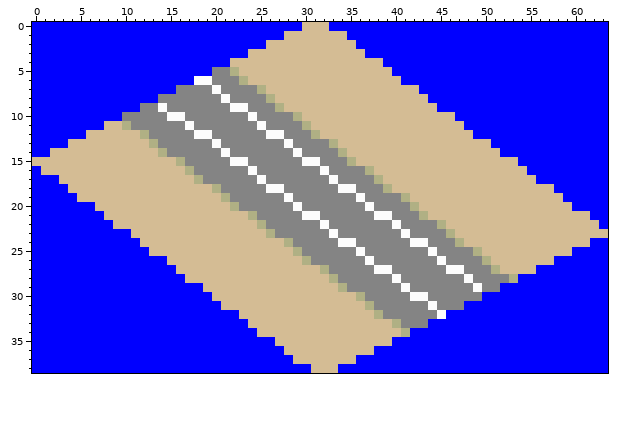
Pixel-art sprite, stored at src/sprites/1034.png. Above, as it was before the edit.
The file is 64x39 pixels.
The same view after the edit:
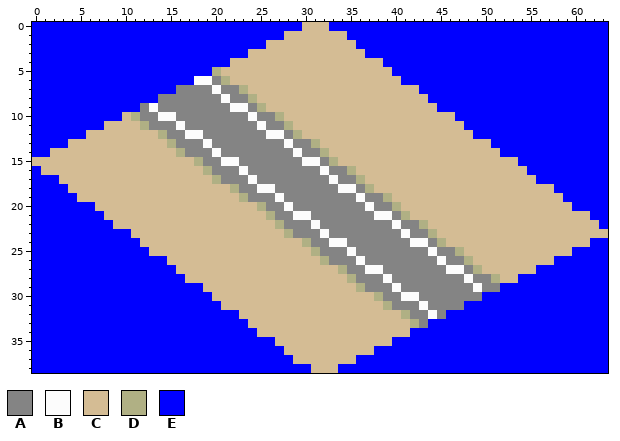
Palette (. is transparent): A #848484  B #fcfcfc  C #d4bc94  D #b0b084  E #0000ff
Diff:
@@ x 0..63 @@
  4 EEEEEEEEEEEEEEEEEEEEEECCCCCCCCCCCCCCCCCEEEEEEEEEEEEEEEEEEEEEEEEE
- 5 EEEEEEEEEEEEEEEEEEEEAADCCCCCCCCCCCCCCCCCEEEEEEEEEEEEEEEEEEEEEEEE
- 6 EEEEEEEEEEEEEEEEEEBBAAADCCCCCCCCCCCCCCCCCEEEEEEEEEEEEEEEEEEEEEEE
- 7 EEEEEEEEEEEEEEEEAAAABAAAADCCCCCCCCCCCCCCCCCEEEEEEEEEEEEEEEEEEEEE
- 8 EEEEEEEEEEEEEEAAAAAAABAAAADCCCCCCCCCCCCCCCCCEEEEEEEEEEEEEEEEEEEE
- 9 EEEEEEEEEEEEAABAAAAAAABBAAADCCCCCCCCCCCCCCCCCEEEEEEEEEEEEEEEEEEE
-10 EEEEEEEEEEAAAAABBAAAAAAABAAAADCCCCCCCCCCCCCCCCCEEEEEEEEEEEEEEEEE
-11 EEEEEEEECCDAAAAAABAAAAAAABAAAADCCCCCCCCCCCCCCCCCEEEEEEEEEEEEEEEE
-12 EEEEEECCCCCCDAAAAABBAAAAAABBAAADCCCCCCCCCCCCCCCCCEEEEEEEEEEEEEEE
-13 EEEECCCCCCCCCDAAAAAABAAAAAAABAAAADCCCCCCCCCCCCCCCCCEEEEEEEEEEEEE
-14 EECCCCCCCCCCCCDAAAAAABAAAAAAABAAAADCCCCCCCCCCCCCCCCCEEEEEEEEEEEE
-15 CCCCCCCCCCCCCCCCDAAAAABBAAAAAABBAAADCCCCCCCCCCCCCCCCCCEEEEEEEEEE
-16 ECCCCCCCCCCCCCCCCDAAAAAABAAAAAAABAAAADCCCCCCCCCCCCCCCCCEEEEEEEEE
-17 EEECCCCCCCCCCCCCCCDAAAAAABAAAAAAABAAAADCCCCCCCCCCCCCCCCCEEEEEEEE
-18 EEEECCCCCCCCCCCCCCCCDAAAAABBAAAAAABBAAADCCCCCCCCCCCCCCCCCCEEEEEE
-19 EEEEECCCCCCCCCCCCCCCCDAAAAAABAAAAAAABAAAADCCCCCCCCCCCCCCCCCEEEEE
-20 EEEEEEECCCCCCCCCCCCCCCDAAAAAABAAAAAAABAAAADCCCCCCCCCCCCCCCCCEEEE
-21 EEEEEEEECCCCCCCCCCCCCCCCDAAAAABBAAAAAABBAAADCCCCCCCCCCCCCCCCCCEE
-22 EEEEEEEEECCCCCCCCCCCCCCCCDAAAAAABAAAAAAABAAAADCCCCCCCCCCCCCCCCCE
-23 EEEEEEEEEEECCCCCCCCCCCCCCCDAAAAAABAAAAAAABAAAADCCCCCCCCCCCCCCCCC
-24 EEEEEEEEEEEECCCCCCCCCCCCCCCCDAAAAABBAAAAAABBAAADCCCCCCCCCCCCCCEE
-25 EEEEEEEEEEEEECCCCCCCCCCCCCCCCDAAAAAABAAAAAAABAAAADCCCCCCCCCCEEEE
-26 EEEEEEEEEEEEEEECCCCCCCCCCCCCCCDAAAAAABAAAAAAABAAAADCCCCCCCEEEEEE
-27 EEEEEEEEEEEEEEEECCCCCCCCCCCCCCCCDAAAAABBAAAAAABBAAADCCCCEEEEEEEE
-28 EEEEEEEEEEEEEEEEECCCCCCCCCCCCCCCCDAAAAAABAAAAAAABAAAADEEEEEEEEEE
-29 EEEEEEEEEEEEEEEEEEECCCCCCCCCCCCCCCDAAAAAABAAAAAAABAAEEEEEEEEEEEE
-30 EEEEEEEEEEEEEEEEEEEECCCCCCCCCCCCCCCCDAAAAABBAAAAAAEEEEEEEEEEEEEE
-31 EEEEEEEEEEEEEEEEEEEEECCCCCCCCCCCCCCCCDAAAAAABAAAEEEEEEEEEEEEEEEE
-32 EEEEEEEEEEEEEEEEEEEEEEECCCCCCCCCCCCCCCDAAAAAABEEEEEEEEEEEEEEEEEE
-33 EEEEEEEEEEEEEEEEEEEEEEEECCCCCCCCCCCCCCCCDAAAEEEEEEEEEEEEEEEEEEEE
-34 EEEEEEEEEEEEEEEEEEEEEEEEECCCCCCCCCCCCCCCCDEEEEEEEEEEEEEEEEEEEEEE
+ 5 EEEEEEEEEEEEEEEEEEEEDCCCCCCCCCCCCCCCCCCCEEEEEEEEEEEEEEEEEEEEEEEE
+ 6 EEEEEEEEEEEEEEEEEEBBADCCCCCCCCCCCCCCCCCCCEEEEEEEEEEEEEEEEEEEEEEE
+ 7 EEEEEEEEEEEEEEEEAAAABAADCCCCCCCCCCCCCCCCCCCEEEEEEEEEEEEEEEEEEEEE
+ 8 EEEEEEEEEEEEEEAAAAAAABAADCCCCCCCCCCCCCCCCCCCEEEEEEEEEEEEEEEEEEEE
+ 9 EEEEEEEEEEEEABAAAAAAAABBADCCCCCCCCCCCCCCCCCCCEEEEEEEEEEEEEEEEEEE
+10 EEEEEEEEEECDAABBAAAAAAAABAADCCCCCCCCCCCCCCCCCCCEEEEEEEEEEEEEEEEE
+11 EEEEEEEECCCCDAAABAAAAAAAABAADCCCCCCCCCCCCCCCCCCCEEEEEEEEEEEEEEEE
+12 EEEEEECCCCCCCCDAABBAAAAAAABBADCCCCCCCCCCCCCCCCCCCEEEEEEEEEEEEEEE
+13 EEEECCCCCCCCCCCDAAABAAAAAAAABAADCCCCCCCCCCCCCCCCCCCEEEEEEEEEEEEE
+14 EECCCCCCCCCCCCCCDAAABAAAAAAAABAADCCCCCCCCCCCCCCCCCCCEEEEEEEEEEEE
+15 CCCCCCCCCCCCCCCCCCDAABBAAAAAAABBADCCCCCCCCCCCCCCCCCCCCEEEEEEEEEE
+16 ECCCCCCCCCCCCCCCCCCDAAABAAAAAAAABAADCCCCCCCCCCCCCCCCCCCEEEEEEEEE
+17 EEECCCCCCCCCCCCCCCCCDAAABAAAAAAAABAADCCCCCCCCCCCCCCCCCCCEEEEEEEE
+18 EEEECCCCCCCCCCCCCCCCCCDAABBAAAAAAABBADCCCCCCCCCCCCCCCCCCCCEEEEEE
+19 EEEEECCCCCCCCCCCCCCCCCCDAAABAAAAAAAABAADCCCCCCCCCCCCCCCCCCCEEEEE
+20 EEEEEEECCCCCCCCCCCCCCCCCCDAABAAAAAAAABAADCCCCCCCCCCCCCCCCCCCEEEE
+21 EEEEEEEECCCCCCCCCCCCCCCCCCDAABBAAAAAAABBADCCCCCCCCCCCCCCCCCCCCEE
+22 EEEEEEEEECCCCCCCCCCCCCCCCCCDAAABAAAAAAAABAADCCCCCCCCCCCCCCCCCCCE
+23 EEEEEEEEEEECCCCCCCCCCCCCCCCCDAAABAAAAAAAABAADCCCCCCCCCCCCCCCCCCC
+24 EEEEEEEEEEEECCCCCCCCCCCCCCCCCCDAABBAAAAAAABBADCCCCCCCCCCCCCCCCEE
+25 EEEEEEEEEEEEECCCCCCCCCCCCCCCCCCDAAABAAAAAAAABAADCCCCCCCCCCCCEEEE
+26 EEEEEEEEEEEEEEECCCCCCCCCCCCCCCCCDAAABAAAAAAAABAADCCCCCCCCCEEEEEE
+27 EEEEEEEEEEEEEEEECCCCCCCCCCCCCCCCCCDAABBAAAAAAABBADCCCCCCEEEEEEEE
+28 EEEEEEEEEEEEEEEEECCCCCCCCCCCCCCCCCCDAAABAAAAAAAABAADCCEEEEEEEEEE
+29 EEEEEEEEEEEEEEEEEEECCCCCCCCCCCCCCCCCDAAABAAAAAAAABAAEEEEEEEEEEEE
+30 EEEEEEEEEEEEEEEEEEEECCCCCCCCCCCCCCCCCCDAABBAAAAAAAEEEEEEEEEEEEEE
+31 EEEEEEEEEEEEEEEEEEEEECCCCCCCCCCCCCCCCCCDAAABAAAAEEEEEEEEEEEEEEEE
+32 EEEEEEEEEEEEEEEEEEEEEEECCCCCCCCCCCCCCCCCCDAABAEEEEEEEEEEEEEEEEEE
+33 EEEEEEEEEEEEEEEEEEEEEEEECCCCCCCCCCCCCCCCCCDAEEEEEEEEEEEEEEEEEEEE
+34 EEEEEEEEEEEEEEEEEEEEEEEEECCCCCCCCCCCCCCCCCEEEEEEEEEEEEEEEEEEEEEE
 35 EEEEEEEEEEEEEEEEEEEEEEEEEEECCCCCCCCCCCCCEEEEEEEEEEEEEEEEEEEEEEEE
Pixel boxes of the changes (left, top, right, bottom) in both pictures:
changed: (122, 67, 518, 337)
